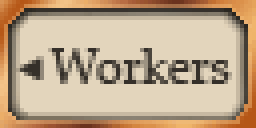
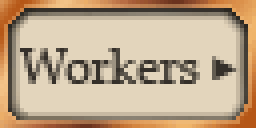
The second 256 x 128 image is a revision of the first. Changes to its layers:
added layer "Workers ►" in group "banksignw" over [20, 48, 240, 84]
hid "◄ Workers" over [16, 48, 232, 84]
